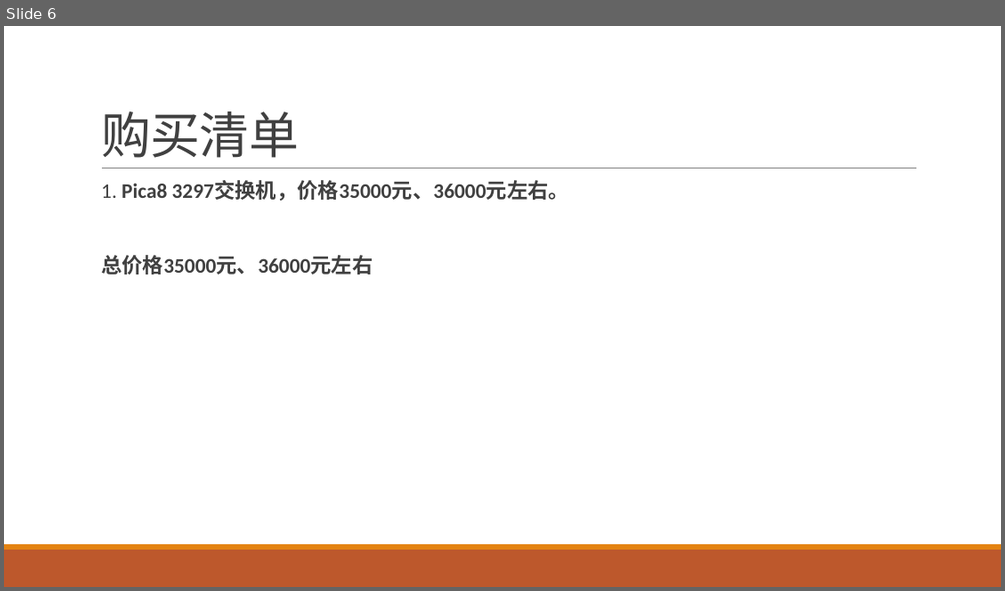
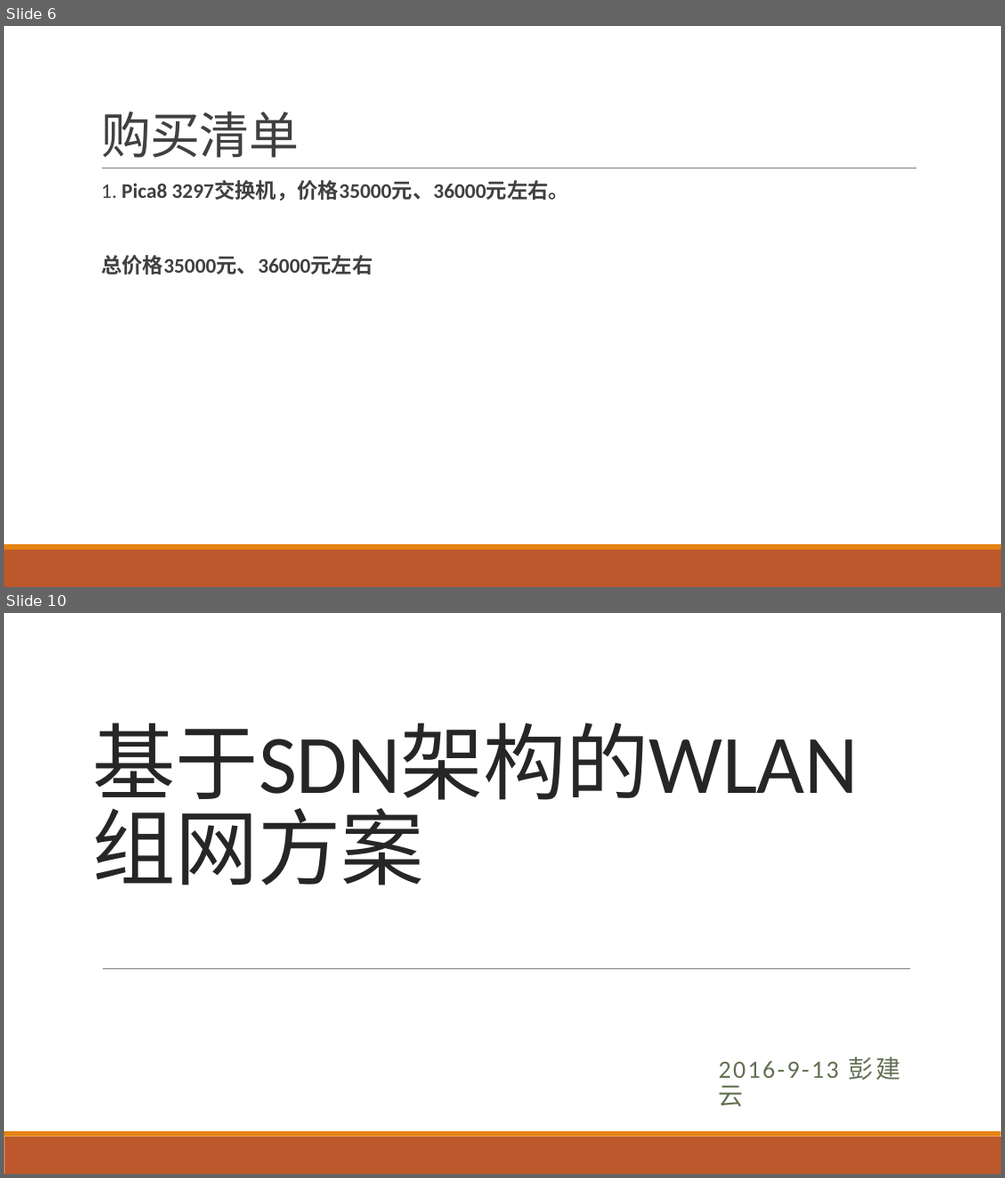
Before and after one commit to gittry1/gittry1.github.io, a slide deck: sysdjsdn/sysdjsdn.pptx. Shown one above the other, each under a label of ours: slide 6 before the commit, slides 6 and 10 after it; the slides between them are not shown. The pictures are 1005x591 and 1005x1178 pixels, drawn with LibreOffice and Linux fonts; fonts in the diff are those of the drawing. Boxes give left, top, right and bottom in pixels: in the first picture for what was removed or moved away, otherwise in the second. Text is boxed around its words. In the diff, an @@ line names an element or a change of style, - is before the commit and + after.

```diff
--- a/sysdjsdn/sysdjsdn.pptx
+++ b/sysdjsdn/sysdjsdn.pptx
@@ slide 10 added at box(4, 613, 1001, 1174), background #FFFFFF; not listed: 2 template elements that a slide beside it also shows @@
@@ title added at box(93, 722, 858, 814), 80 pt, text #262626 @@
+基于SDN架构的WLAN组网方案
@@ line added from (103, 968) to (910, 968), #808080 0.5 pt @@
@@ subtitle added at box(719, 1056, 900, 1106), 24 pt, text #637052 @@
+2016-9-13 彭建云
```
Also in this commit, not shown: 2 slides changed, 30 other slides added, 1 other file.
